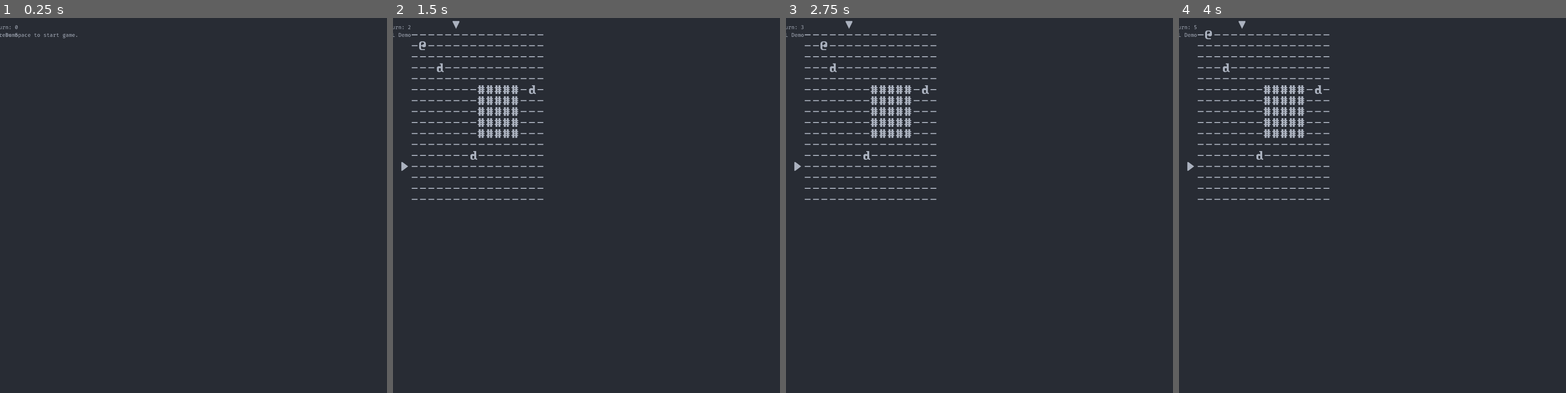
Above: before the commit, frames 1-4 (left to right).
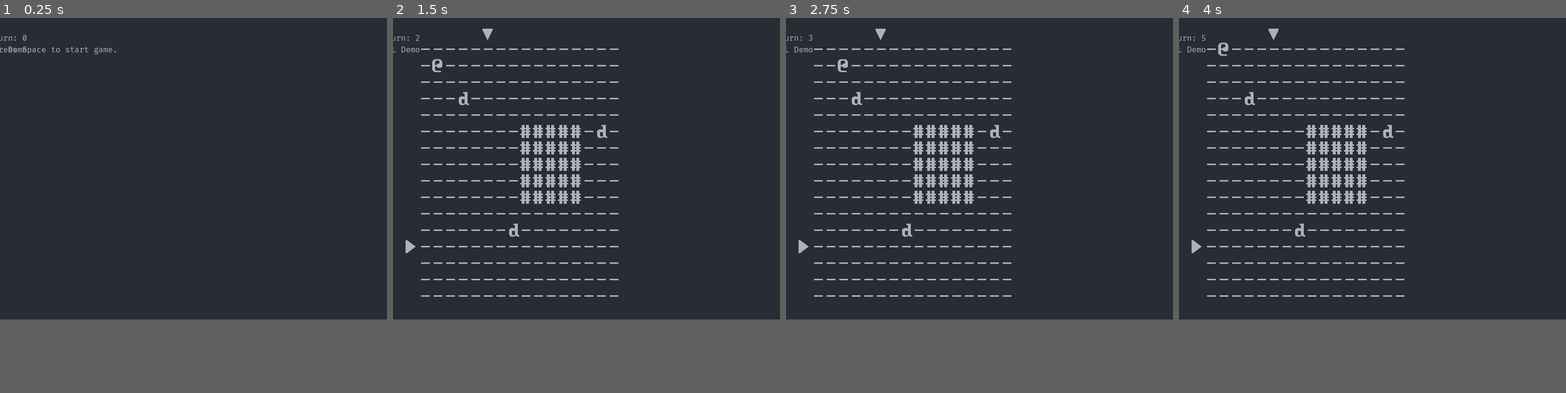
Above: after the commit, the same moments.

Repository: benjaminfrs/DragonsDescent
Game: Godot game, scene res://scene/main/MainScene.tscn
Two runs of this game, one before a commit and one after it. Both use one fixed random seed, a clock stepped at 60 frames per second and the inputs below.
Inputs:
- Up to frame 1 (0.25 s): no input
- Up to frame 2 (1.5 s): tap Space (init_world) at 0.5, 0.6, 1.25, 1.35 s; hold Right (move_right) 0.53-1.28 s; hold Down (move_down) from 1.28 s (still down)
- Up to frame 3 (2.75 s): tap Enter at 2 s; release Down (move_down) at 2.03 s; hold Right (move_right) from 2.03 s (still down); tap Space (init_world) at 2.1 s
- Up to frame 4 (4 s): tap Space (init_world) at 2.75, 2.85, 3.6 s; release Right (move_right) at 2.78 s; hold Up (move_up) 2.78-3.53 s; tap Enter at 3.5 s; hold Left (move_left) from 3.53 s (still down)
In our replay, the window is 800x800 before the commit and 800x648 after it. These sizes can differ from the game's own. Grey fills any space a smaller window leaves; there, only what the larger window draws over its background counts as a difference.

The runs differ from the first frame. In frame 1, 0.3% of the frame differs, in the area x 0-30%, y 1-10%; in frame 2, 6.0%; in frame 3, 6.0%, in the area x 0-59%, y 0-75%; in frame 4, 6.0%.

Commit message:
Save GUI branch as a scene

Diff:
--- a/project.godot
+++ b/project.godot
@@ -17,8 +17,7 @@
 
 [display]
 
-window/size/viewport_width=1200
-window/size/viewport_height=1200
+window/size/viewport_width=800
 window/size/resizable=false
 window/energy_saving/keep_screen_on=false
 
--- /dev/null
+++ b/scene/gui/MainGUI.tscn
@@ -0,0 +1,40 @@
+[gd_scene load_steps=4 format=3 uid="uid://tclgxlccwliq"]
+
+[ext_resource type="FontFile" uid="uid://b1day01kiq4ll" path="res://resource/FiraCode-Regular.ttf" id="1_rvuv3"]
+[ext_resource type="Script" path="res://scene/main/Mode Line.gd" id="2_vjwlw"]
+[ext_resource type="Script" path="res://scene/main/SidebarVBox.gd" id="3_1dxty"]
+
+[node name="MainGUI" type="MarginContainer"]
+offset_right = 40.0
+offset_bottom = 40.0
+theme_override_constants/margin_left = 20
+theme_override_constants/margin_top = 20
+theme_override_constants/margin_right = 1180
+theme_override_constants/margin_bottom = 1180
+
+[node name="MainHBox" type="HBoxContainer" parent="."]
+layout_mode = 2
+
+[node name="ModeLine" type="Label" parent="MainHBox"]
+layout_mode = 2
+size_flags_horizontal = 3
+size_flags_vertical = 8
+theme_override_colors/font_color = Color(0.670588, 0.698039, 0.74902, 1)
+theme_override_fonts/font = ExtResource("1_rvuv3")
+script = ExtResource("2_vjwlw")
+
+[node name="SidebarVBox" type="VBoxContainer" parent="."]
+custom_minimum_size = Vector2(180, 0)
+layout_mode = 2
+script = ExtResource("3_1dxty")
+
+[node name="Turn" type="Label" parent="SidebarVBox"]
+layout_mode = 2
+size_flags_vertical = 3
+theme_override_colors/font_color = Color(0.670588, 0.698039, 0.74902, 1)
+theme_override_fonts/font = ExtResource("1_rvuv3")
+
+[node name="Help" type="Label" parent="SidebarVBox"]
+layout_mode = 2
+theme_override_colors/font_color = Color(0.670588, 0.698039, 0.74902, 1)
+theme_override_fonts/font = ExtResource("1_rvuv3")
--- a/scene/gui/main_gui.tscn
+++ /dev/null
@@ -1,28 +0,0 @@
-[gd_scene load_steps=2 format=3 uid="uid://dcu2o1v0kyuwo"]
-
-[ext_resource type="FontFile" uid="uid://b1day01kiq4ll" path="res://resource/FiraCode-Regular.ttf" id="1_rvuv3"]
-
-[node name="MainGUI" type="Control"]
-layout_mode = 3
-anchors_preset = 0
-
-[node name="Sidebar" type="Label" parent="."]
-layout_mode = 0
-offset_right = 40.0
-offset_bottom = 23.0
-theme_override_colors/font_color = Color(0.670588, 0.698039, 0.74902, 1)
-theme_override_fonts/font = ExtResource("1_rvuv3")
-theme_override_font_sizes/font_size = 24
-
-[node name="Bottom" type="Label" parent="."]
-layout_mode = 1
-anchors_preset = -1
-offset_left = 100.0
-offset_top = -200.0
-offset_right = 190.0
-offset_bottom = -166.0
-grow_horizontal = 0
-theme_override_colors/font_color = Color(0.670588, 0.698039, 0.74902, 1)
-theme_override_fonts/font = ExtResource("1_rvuv3")
-theme_override_font_sizes/font_size = 24
-text = "Bottom"
--- a/scene/main/MainScene.tscn
+++ b/scene/main/MainScene.tscn
@@ -7,10 +7,8 @@
 [ext_resource type="Script" path="res://scene/main/PCAttack.gd" id="5_tcjt4"]
 [ext_resource type="Script" path="res://scene/main/EnemyAI.gd" id="6_2o3gm"]
 [ext_resource type="Script" path="res://scene/main/DungeonGrid.gd" id="7_5pbrr"]
-[ext_resource type="FontFile" uid="uid://b1day01kiq4ll" path="res://resource/FiraCode-Regular.ttf" id="9_cjhmu"]
+[ext_resource type="PackedScene" uid="uid://tclgxlccwliq" path="res://scene/gui/MainGUI.tscn" id="9_65kgn"]
 [ext_resource type="Script" path="res://scene/main/RemoveObject.gd" id="9_no2xi"]
-[ext_resource type="Script" path="res://scene/main/Mode Line.gd" id="10_gwwe3"]
-[ext_resource type="Script" path="res://scene/main/SidebarVBox.gd" id="10_tvu8q"]
 
 [node name="MainScene" type="Node2D"]
 position = Vector2(-33, 37)
@@ -37,37 +35,4 @@
 [node name="RemoveObject" type="Node2D" parent="."]
 script = ExtResource("9_no2xi")
 
-[node name="MainGUI" type="MarginContainer" parent="."]
-offset_right = 40.0
-offset_bottom = 40.0
-theme_override_constants/margin_left = 20
-theme_override_constants/margin_top = 20
-theme_override_constants/margin_right = 1180
-theme_override_constants/margin_bottom = 1180
-
-[node name="MainHBox" type="HBoxContainer" parent="MainGUI"]
-layout_mode = 2
-
-[node name="ModeLine" type="Label" parent="MainGUI/MainHBox"]
-layout_mode = 2
-size_flags_horizontal = 3
-size_flags_vertical = 8
-theme_override_colors/font_color = Color(0.670588, 0.698039, 0.74902, 1)
-theme_override_fonts/font = ExtResource("9_cjhmu")
-script = ExtResource("10_gwwe3")
-
-[node name="SidebarVBox" type="VBoxContainer" parent="MainGUI"]
-custom_minimum_size = Vector2(180, 0)
-layout_mode = 2
-script = ExtResource("10_tvu8q")
-
-[node name="Turn" type="Label" parent="MainGUI/SidebarVBox"]
-layout_mode = 2
-size_flags_vertical = 3
-theme_override_colors/font_color = Color(0.670588, 0.698039, 0.74902, 1)
-theme_override_fonts/font = ExtResource("9_cjhmu")
-
-[node name="Help" type="Label" parent="MainGUI/SidebarVBox"]
-layout_mode = 2
-theme_override_colors/font_color = Color(0.670588, 0.698039, 0.74902, 1)
-theme_override_fonts/font = ExtResource("9_cjhmu")
+[node name="MainGUI" parent="." instance=ExtResource("9_65kgn")]
Not shown: 1 places in scene/main/MainScene.tscn that only renumber resources
